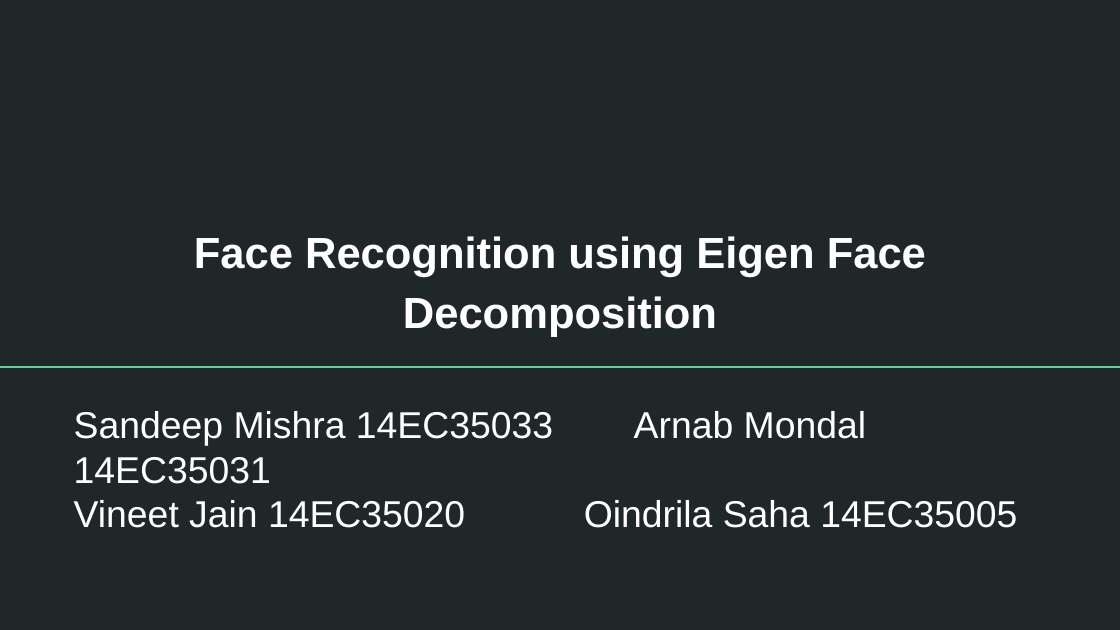
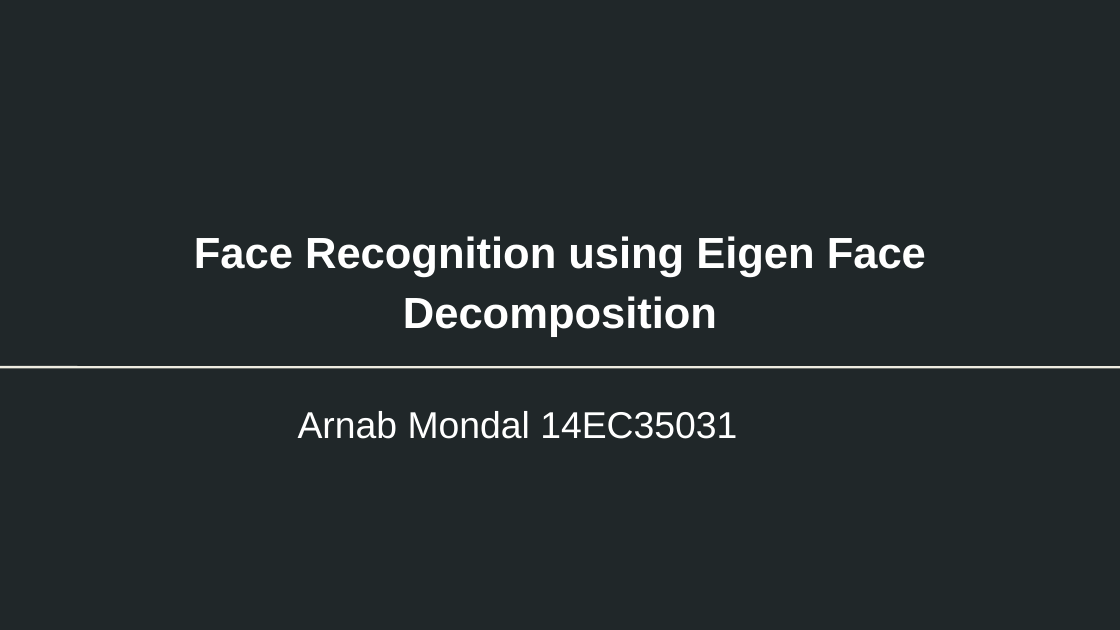
Before and after one commit to anshuman-aaa/Basic_Image_Processing, a slide deck: slide 1 of Project_eigenface_decomposition/Project4_presentation.pptx. Drawn at 1120x630 pixels with LibreOffice and Linux fonts; fonts in the diff are those of the drawing. Boxes give left, top, right and bottom in pixels: in the first picture for what was removed or moved away, otherwise in the second. Text is boxed around its words. In the diff, an @@ line names an element or a change of style, - is before the commit and + after.

```diff
--- a/Project_eigenface_decomposition/Project4_presentation.pptx
+++ b/Project_eigenface_decomposition/Project4_presentation.pptx
@@ line removed from (0, 367) to (1120, 367) @@
@@ freeform shape added at [0, 367, 1120, 367], outline #EEECE1 1.5 pt @@
@@ text at [298, 411, 737, 439]: text changed @@
-Sandeep Mishra 14EC35033 Arnab Mondal 14EC35031
-Vineet Jain 14EC35020 Oindrila Saha 14EC35005
+Arnab Mondal 14EC35031
```
Also in this commit, not shown: 13 other slides changed, 1 other file.
